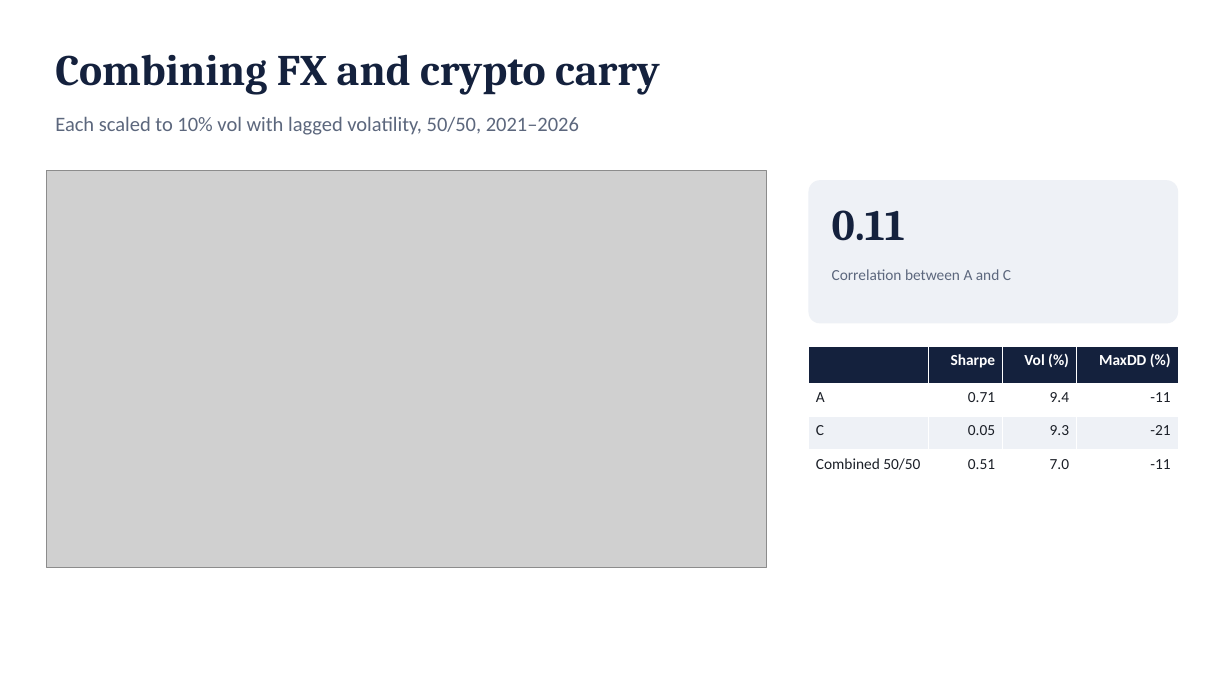
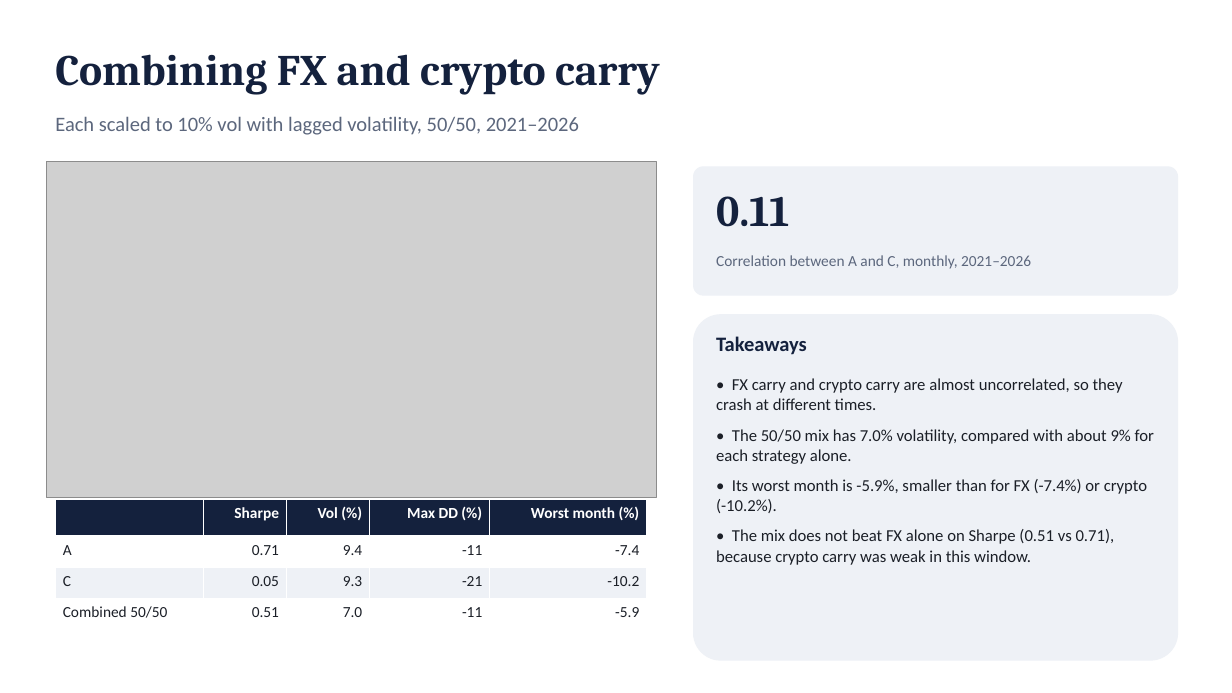
Before and after one commit to rezazamani2329/currency-crypto-carry, a slide deck: slide 9 of slides/presentation_10min.pptx. Drawn at 1232x693 pixels with LibreOffice and Linux fonts; fonts in the diff are those of the drawing; grey boxes stand for pictures. Boxes give left, top, right and bottom in pixels: in the first picture for what was removed or moved away, otherwise in the second. Text is boxed around its words. In the diff, an @@ line names an element or a change of style, - is before the commit and + after.

Commit message:
10-minute deck: name the currencies and coins, full-sentence bullets, takeaways on slides 8 and 9

```diff
--- a/slides/presentation_10min.pptx
+++ b/slides/presentation_10min.pptx
@@ picture: place and size @@
-picture at box(46, 171, 767, 567)
+picture at box(46, 162, 656, 497)
@@ rounded rectangle: place and size @@
-rounded rectangle at box(809, 180, 1178, 323)
+rounded rectangle at box(693, 166, 1178, 296)
@@ text "0.11": place and size @@
-text "0.11" at box(832, 210, 905, 241)
+text "0.11" at box(716, 196, 789, 227)
@@ text at box(716, 255, 1031, 269): text changed @@
-Correlation between A and C
+Correlation between A and C, monthly, 2021–2026
@@ rounded rectangle added at box(693, 314, 1178, 661), fill #EEF1F6 @@
@@ text added at box(716, 336, 807, 355), 16 pt, text #14213D, bold @@
+Takeaways
@@ text added at box(716, 378, 1154, 565), 13 pt, text #1B1F27 @@
+• FX carry and crypto carry are almost uncorrelated, so they crash at different times.
+• The 50/50 mix has 7.0% volatility, compared with about 9% for each strategy alone.
+• Its worst month is -5.9%, smaller than for FX (-7.4%) or crypto (-10.2%).
+• The mix does not beat FX alone on Sharpe (0.51 vs 0.71), because crypto carry was weak in this window.
@@ table at box(55, 499, 647, 625) @@
-column 4: MaxDD (%) | -11 | -21 | -11
+column 4: Max DD (%) | -11 | -21 | -11
+column 5: Worst month (%) | -7.4 | -10.2 | -5.9
@@ table: place and size @@
-table at box(809, 347, 1178, 480)
+table at box(55, 499, 647, 625)
```
Also in this commit, not shown: 6 other slides changed, 4 other files.
